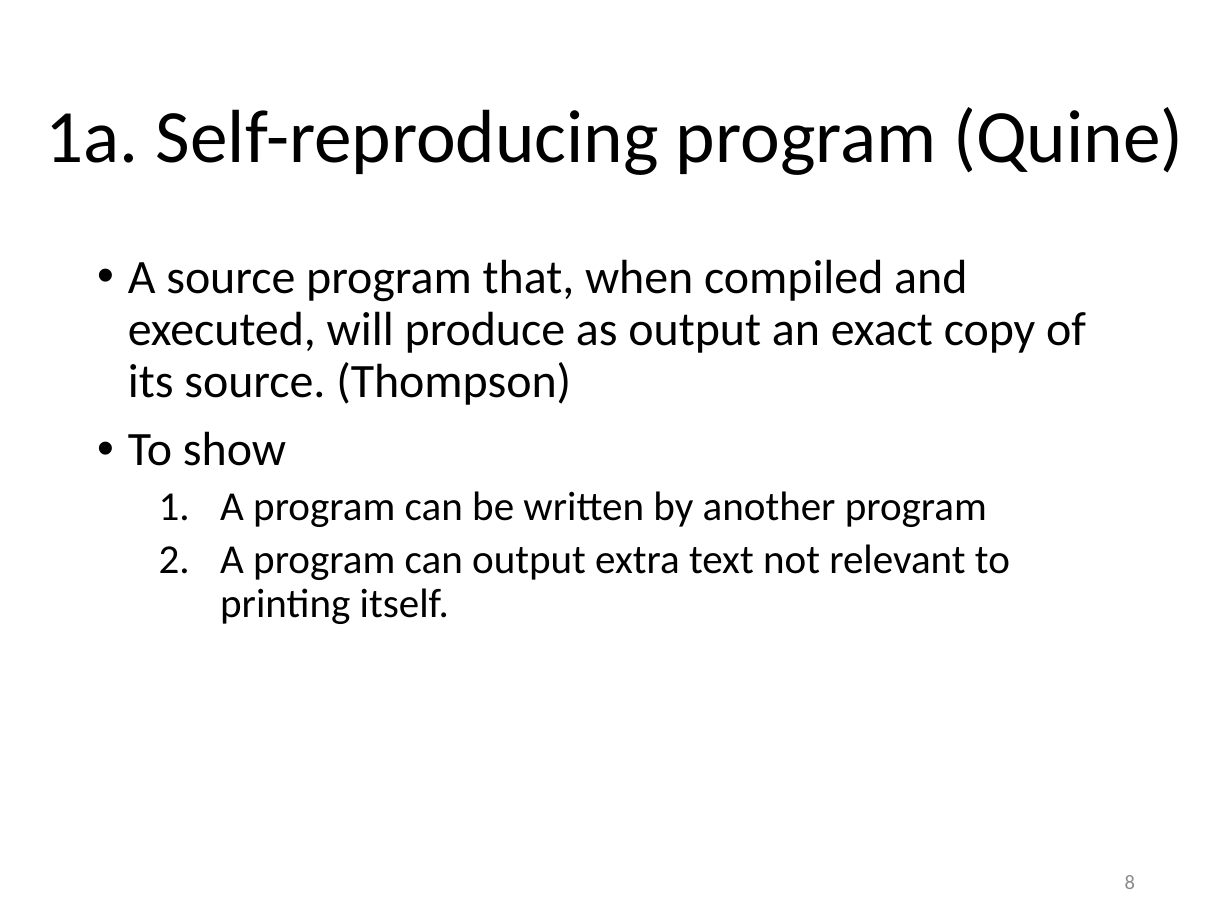
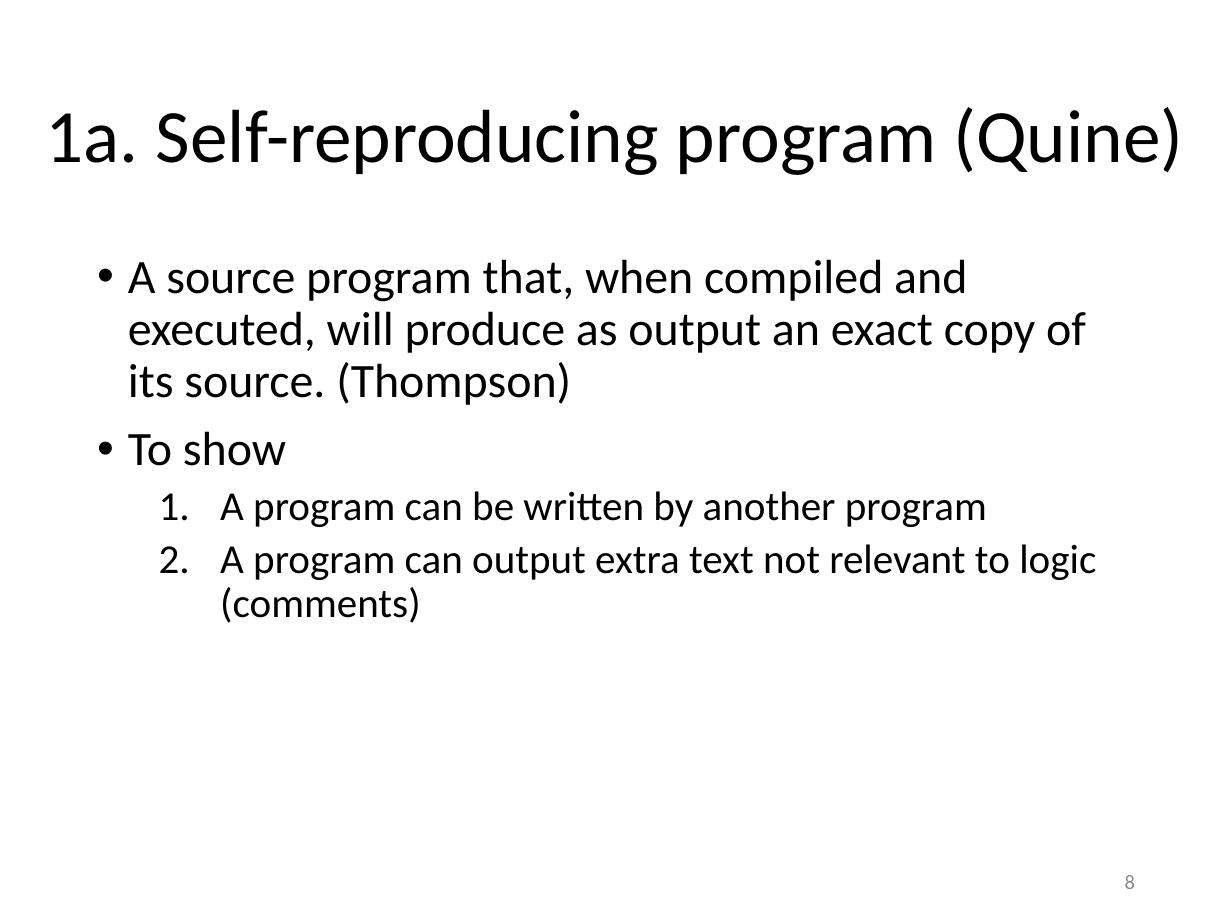
Before and after one commit to yeokm1/reflections-on-trusting-trust, a slide deck: slide 8 of reflections-on-trusting-trust-slides.pptx. Drawn at 1232x924 pixels with LibreOffice and Linux fonts; fonts in the diff are those of the drawing. Boxes give left, top, right and bottom in pixels: in the first picture for what was removed or moved away, otherwise in the second. Text is boxed around its words. In the diff, an @@ line names an element or a change of style, - is before the commit and + after.

```diff
--- a/reflections-on-trusting-trust-slides.pptx
+++ b/reflections-on-trusting-trust-slides.pptx
@@ text at (220, 544, 1096, 623): text changed @@
-  2. A program can output extra text not relevant to printing itself.
+  2. A program can output extra text not relevant to logic (comments)
```
Also in this commit, not shown: 13 other slides changed, 1 other file.
